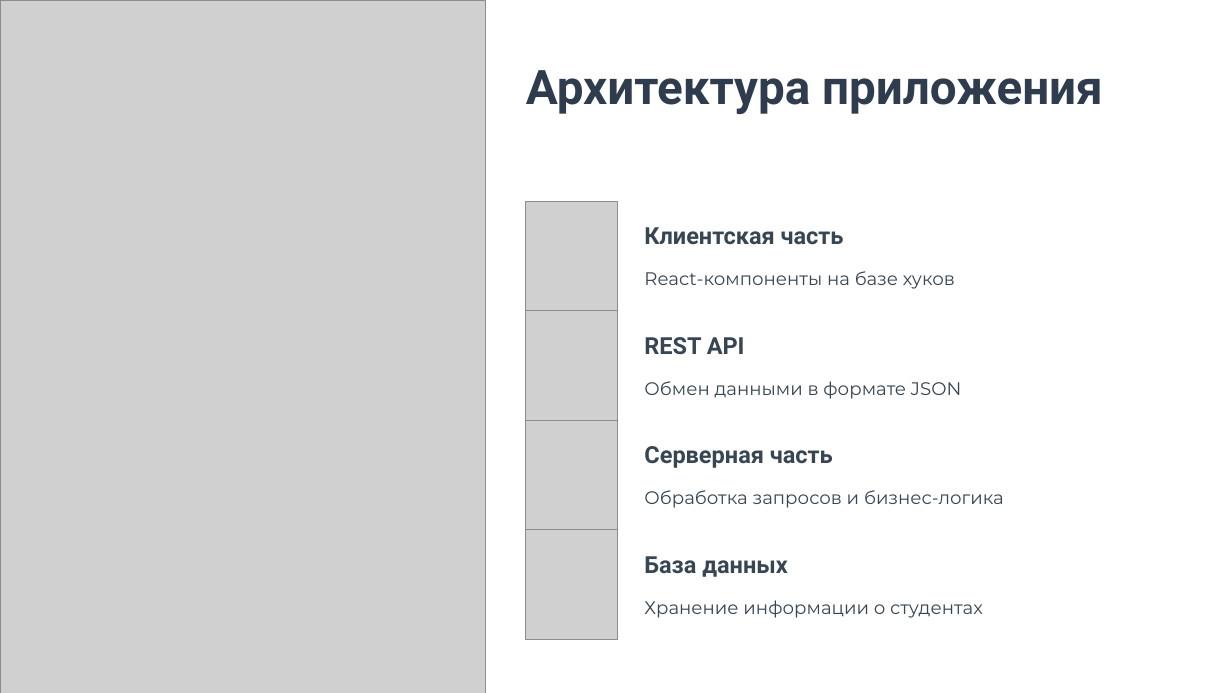
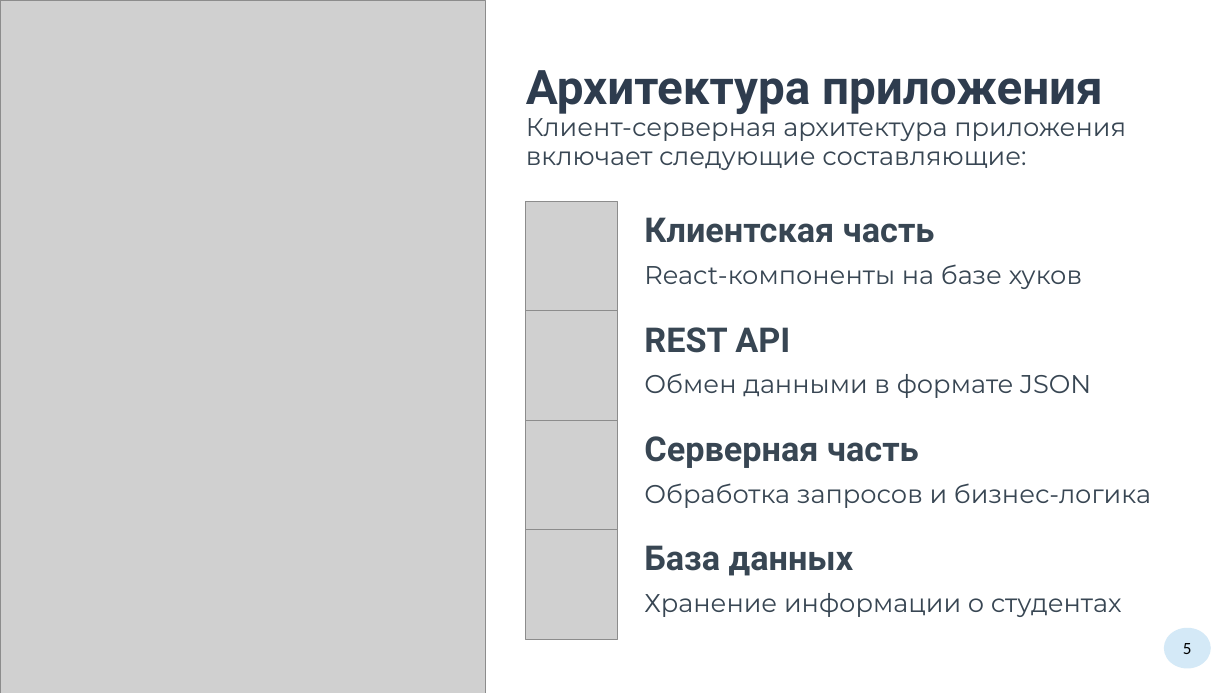
Before and after one commit to dizmortus/PerformanceAccounting, a slide deck: slide 5 of файлы/Высоцкий.pptx. Drawn at 1232x693 pixels with LibreOffice and Linux fonts; fonts in the diff are those of the drawing; grey boxes stand for pictures; background and template pictures are left out. Boxes give left, top, right and bottom in pixels: in the first picture for what was removed or moved away, otherwise in the second. Text is boxed around its words. In the diff, an @@ line names an element or a change of style, - is before the commit and + after.

```diff
--- a/файлы/Высоцкий.pptx
+++ b/файлы/Высоцкий.pptx
@@ text added at <box>526,111,1126,170</box>, 24 pt, text #384653 @@
+Клиент-серверная архитектура приложения
+включает следующие составляющие:
@@ size 22 to 32 pt in 4 elements at <box>644,217,935,243</box>, <box>644,327,790,353</box>, <box>644,436,919,468</box>, <box>644,545,854,576</box> @@
@@ size 17 to 24 pt in 4 elements at <box>644,264,1082,289</box>, <box>644,373,1091,398</box>, <box>644,483,1151,508</box>, <box>644,593,1122,617</box> @@
@@ ellipse added at <box>1164,628,1211,668</box>, fill #D4E9F7, 16 pt, text #000000 @@
+5
```
Also in this commit, not shown: 6 other slides changed, 3 slides added, 2 slides removed, 6 other files.
